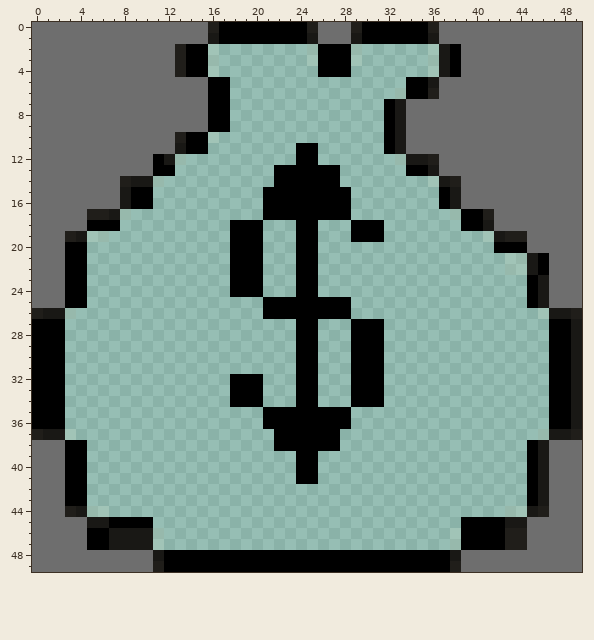
Pixel-art sprite, stored at Assets/money.png. Above, as it was before the edit.
The file is 50x50 pixels.
The same view after the edit:
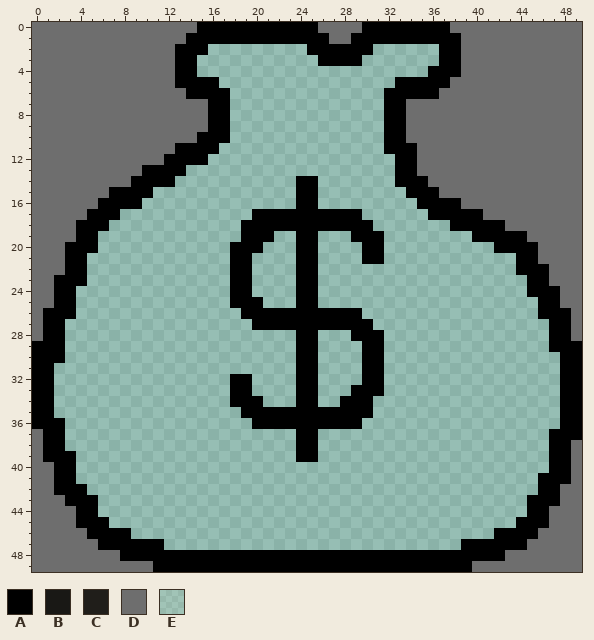
Palette (. is transparent): A #000000  B #191815  C #201e1a  D #6e6e6e  E #f9efcf1d
Difference:
Changed rows in their new state; - is an unchanged pixel.
first column x 0:
 0 ---------------AA--------A---D------AA------------
 1 --------------AAA--------AA--A------AAA-----------
 2 -------------A--.--------A---AA-----.A------------
 3 -------------A-..--------.---A------.A------------
 4 -------------A-..---------...-------AA------------
 5 -------------AAA-.---------------A--AA------------
 6 --------------AA----------------AA--A-------------
 7 ---------------------------------A----------------
 8 ---------------------------------A----------------
 9 ---------------------------------A----------------
10 -------------DD-AA---------------A----------------
11 -------------A--A-------..-------AA---------------
12 -----------DAAAA--------..-------AADD-------------
13 ----------A--A--------......-----A-DD-------------
14 --------DAAAA---------..--..-----AAADDD-----------
15 -------AA------------...--...-----AAADD-----------
16 ------AAA-.----------...--...------AA-A-----------
17 -----AAA.-----------A--------A------AAA--D--------
18 ----A--.----------.--AAA--AAA--.------A--AA-------
19 ---DAA.-----------.--A------------------AAAAA-----
20 -----A------------------------AA-------------A----
21 --------------------.---------AA-----------.AAD---
22 --------------------.----------------------.AA----
23 --A-----------------.-------------------------A---
24 --A-.---------------.-------------------------AA--
25 --A-.-------------AAA...--...----------------.AA--
26 DAAA---------------AA--------A----------------AAAD
27 D-------------------AAAA--AAA--.-----------------D
28 D------------------------------------------------D
29 -----------------------------.-------------------A
30 -----------------------------.-----------------.-A
31 --.--------------------------.-----------------.-A
32 --.-----------------.--------.-----------------.-A
33 --.-----------------.--------------------------.-A
34 --.-------------------------A--.---------------.-A
35 --.----------------AA--------AA----------------.-A
36 --------------------A--------A-----------------.-A
37 DAA.------------------..--..------------------.AAA
38 -AA..-----------------..--..-----------------..AA-
39 -AA-.----------------------------------------..AA-
40 --A-.-------------------..-------------------..AA-
41 --A-.-------------------..-------------------.AAA-
42 --A------------------------------------------.AA--
43 -----A----------------------------------------AA--
44 ---DAA.------------------------------------..AA---
45 ----AAA....----------------------------.....AAA---
46 -------AA...--------------------------....-AAA----
47 -----D-AAAAA--------------------------.----AA-----
48 --------AAAA--------------------------AAAAA-------
49 -----------A--------------------------AA----------
